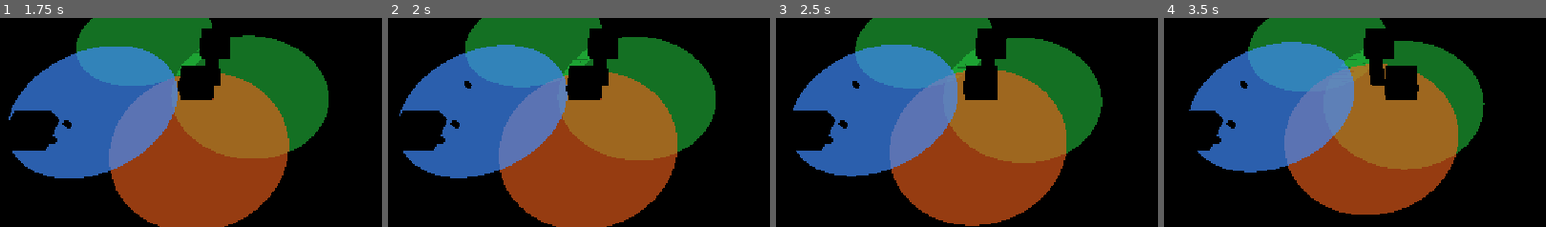
Above: before the commit, frames 1-4 (left to right).
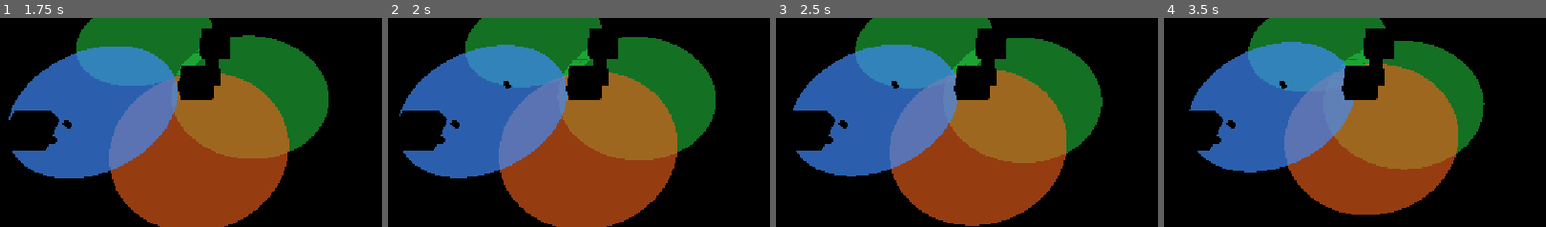
Above: after the commit, the same moments.

Repository: Ferrum-t/RTS-Game
Game: Godot game, scene res://Scenes/Spike/Phase3_MobileBuildingSpike.tscn
The game is run twice, just before and just after one commit, with the same random seed, the same clock (stepped at 60 frames per second) and the same inputs. This scene is started directly instead of the project's main scene.
Inputs (mouse positions are % of the whole screen's width and height, from its top left):
- Up to frame 1 (1.75 s): tap Enter at 0.5 s; move the mouse to (72, 44) at 0.52 s; hold D (move_right) 0.53-1.25 s; tap C at 0.6 s; click (72, 44) at 0.67 s; drag from (30, 54) to (45, 69) at 1.27 s
- Up to frame 2 (2 s): no input
- Up to frame 3 (2.5 s): move the mouse to (60, 26) at 2.02 s; hold D (move_right) from 2.03 s (still down); tap P at 2.1 s
- Up to frame 4 (3.5 s): release D (move_right) at 2.75 s; drag from (45, 69) to (20, 33) at 2.77 s
The pictures show only the part of the screen within x 19-69%, y 27-77%; the shares and areas given below are measured in that part.

Frame 1 is identical in both runs. In frame 2, 0.1% of the frame differs, in the area x 20-33%, y 30-34%; in frame 3, 0.7%; in frame 4, 2.8%, in the area x 20-67%, y 22-40%.
Error before the commit: Parse Error: Too many arguments for "set_health()" call. Expected at most 1 but received 2. (res://Scripts/Units/BaseUnit.gd:109)
Error after the commit: Invalid call. Nonexistent function 'move_to' in base 'RefCounted (MovementComponent)'. (res://Scripts/Units/BaseUnit.gd:386)

Commit message:
fix: BaseUnit HealthBar set_health signature + Order.new factories (Stage 1)

Diff:
--- a/Scripts/Units/BaseUnit.gd
+++ b/Scripts/Units/BaseUnit.gd
@@ -106,7 +106,8 @@
 		return
 	add_child(health_bar)
 	health_bar.position = Vector3(0.0, health_bar_height, 0.0)
-	health_bar.set_health(health, max_health)
+	health_bar.setup(max_health)
+	health_bar.set_health(health)
 
 
 func _physics_process(delta: float) -> void:
@@ -352,7 +353,7 @@
 		return
 	health = maxi(0, health - amount)
 	if health_bar:
-		health_bar.set_health(health, max_health)
+		health_bar.set_health(health)
 	if health <= 0:
 		die()
 
@@ -373,7 +374,7 @@
 
 
 func replace_order_move(pos: Vector3) -> void:
-	current_order = Order.move_to(pos)
+	current_order = Order.new(Order.Type.MOVE, null, {"pos": pos})
 	move_target = pos
 	harvest_target = null
 	attack_target = null
@@ -391,7 +392,7 @@
 		return
 	if resource == null or not is_instance_valid(resource):
 		return
-	current_order = Order.harvest(resource)
+	current_order = Order.new(Order.Type.HARVEST, resource)
 	harvest_target = resource
 	attack_target = null
 	attack_building_target = null
@@ -404,7 +405,7 @@
 func replace_order_attack(enemy: BaseUnit) -> void:
 	if enemy == null or not is_instance_valid(enemy):
 		return
-	current_order = Order.attack_unit(enemy)
+	current_order = Order.new(Order.Type.ATTACK, enemy)
 	attack_target = enemy
 	attack_building_target = null
 	harvest_target = null
@@ -417,7 +418,7 @@
 func replace_order_attack_building(building: BaseBuilding) -> void:
 	if building == null or not is_instance_valid(building):
 		return
-	current_order = Order.attack_building(building)
+	current_order = Order.new(Order.Type.ATTACK_BUILDING, building)
 	attack_building_target = building
 	attack_target = null
 	harvest_target = null
